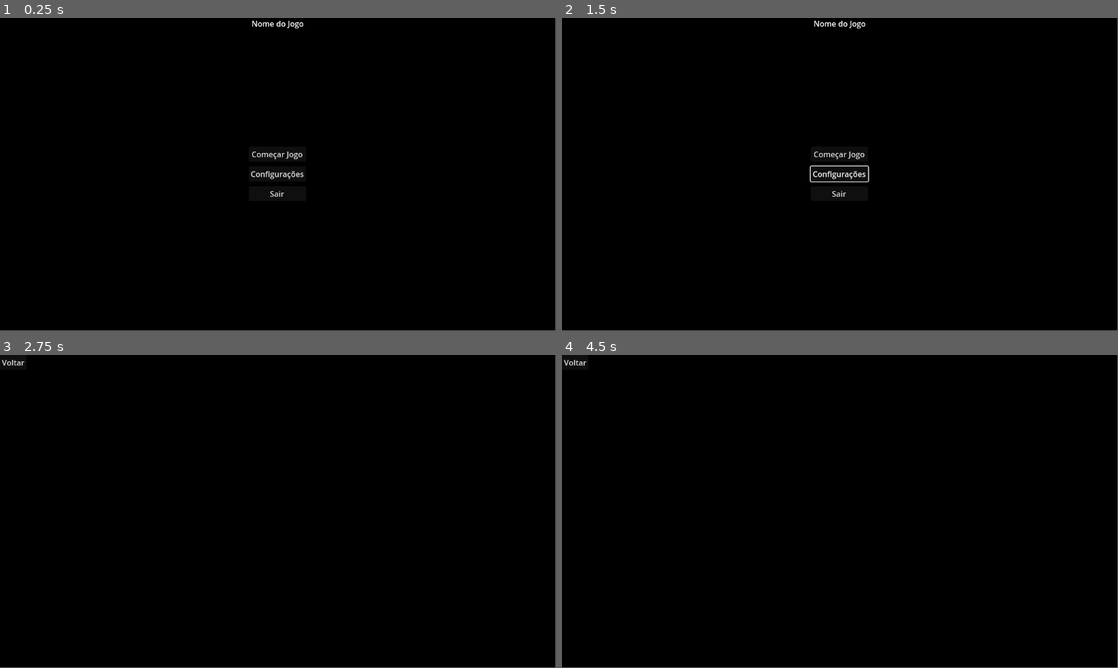
Above: before the commit, frames 1-4 (two rows, left to right).
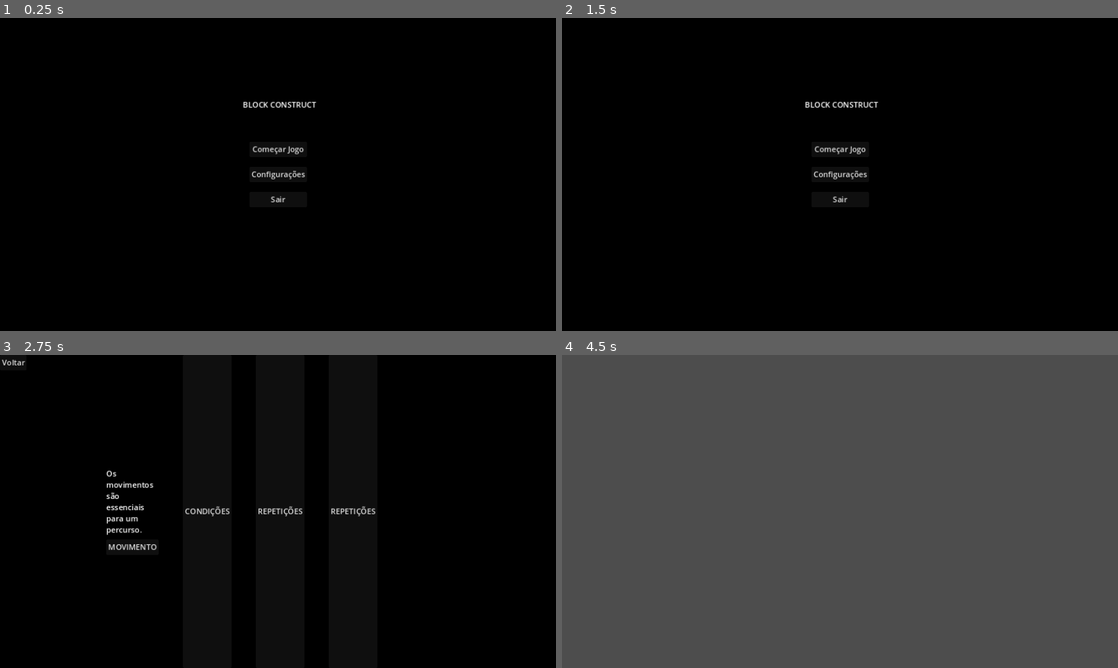
Above: after the commit, the same moments.

Repository: MusgoNato/TCC
Game: Godot game, scene res://Interfaces/Menu_inicial/menu.tscn
The game is run twice, just before and just after one commit, with the same random seed, the same clock (stepped at 60 frames per second) and the same inputs.
Inputs (mouse positions are in pixels of both pictures, inside the frame that each line leads up to):
- Up to frame 1 (0.25 s): no input
- Up to frame 2 (1.5 s): click "Configurações" at 0.5 s; click (573, 27) at 1.25 s, where only the run after the commit has a clickable "voltar"
- Up to frame 3 (2.75 s): click "Começar Jogo" at 2 s
- Up to frame 4 (4.5 s): click "Voltar" at 2.75 s; click "Começar Jogo" at 3.5 s; click (695, 545) at 4.25 s, where only the run after the commit has a clickable "MOVIMENTO"
The window is 799x449 before the commit and 800x450 after it. Grey fills any space a smaller window leaves; there, only what the larger window draws over its background counts as a difference.

The runs differ from the first frame. In frame 1, 0.7% of the frame differs, in the area x 43-57%, y 0-59%; in frame 2, 0.8%; in frame 3, 0.9%; in frame 4, 100%, in the area x 0-100%, y 0-100%.

Commit message:
Adicionando interfaces

Diff:
--- /dev/null
+++ b/tcc/Interfaces/Configurações/config.gd
@@ -0,0 +1,6 @@
+extends Control
+
+
+#Volta a interface inicial
+func _on_btn_voltar_config_pressed() -> void:
+	get_tree().change_scene_to_file("res://Interfaces/Menu_inicial/menu.tscn")
--- /dev/null
+++ b/tcc/Interfaces/Configurações/config.tscn
@@ -0,0 +1,67 @@
+[gd_scene load_steps=3 format=3 uid="uid://boxsmuuffeogh"]
+
+[ext_resource type="Script" path="res://Interfaces/Configurações/config.gd" id="1_gpmq2"]
+
+[sub_resource type="ViewportTexture" id="ViewportTexture_x3jjj"]
+
+[node name="Config" type="Control"]
+layout_mode = 3
+anchors_preset = 15
+anchor_right = 1.0
+anchor_bottom = 1.0
+grow_horizontal = 2
+grow_vertical = 2
+script = ExtResource("1_gpmq2")
+
+[node name="TextureRect" type="TextureRect" parent="."]
+self_modulate = Color(0, 0, 0, 1)
+layout_mode = 1
+anchors_preset = 15
+anchor_right = 1.0
+anchor_bottom = 1.0
+grow_horizontal = 2
+grow_vertical = 2
+texture = SubResource("ViewportTexture_x3jjj")
+expand_mode = 2
+
+[node name="MarginContainer" type="MarginContainer" parent="."]
+layout_mode = 1
+anchors_preset = 15
+anchor_right = 1.0
+anchor_bottom = 1.0
+grow_horizontal = 2
+grow_vertical = 2
+
+[node name="HBoxContainer" type="HBoxContainer" parent="MarginContainer"]
+layout_mode = 2
+size_flags_horizontal = 4
+size_flags_vertical = 4
+
+[node name="VBoxContainer" type="VBoxContainer" parent="MarginContainer/HBoxContainer"]
+layout_mode = 2
+size_flags_horizontal = 4
+size_flags_vertical = 0
+theme_override_constants/separation = 20
+
+[node name="SOM" type="Label" parent="MarginContainer/HBoxContainer/VBoxContainer"]
+layout_mode = 2
+text = "Volume"
+
+[node name="BRILHO" type="Label" parent="MarginContainer/HBoxContainer/VBoxContainer"]
+layout_mode = 2
+text = "Brilho da tela"
+
+[node name="ON_OF_DICAS" type="Label" parent="MarginContainer/HBoxContainer/VBoxContainer"]
+layout_mode = 2
+text = "Desativar dicas"
+
+[node name="HBoxContainer" type="HBoxContainer" parent="."]
+layout_mode = 0
+offset_right = 40.0
+offset_bottom = 40.0
+
+[node name="btn_voltar_config" type="Button" parent="HBoxContainer"]
+layout_mode = 2
+text = "voltar"
+
+[connection signal="pressed" from="HBoxContainer/btn_voltar_config" to="." method="_on_btn_voltar_config_pressed"]
--- /dev/null
+++ b/tcc/Interfaces/Fases/movimento/fase_1_movimento.tscn
@@ -0,0 +1,3 @@
+[gd_scene format=3 uid="uid://ci5dje82j6hi2"]
+
+[node name="Fase1Movimento" type="Node2D"]
--- a/tcc/Interfaces/Menu_fases/View_fases.tscn
+++ b/tcc/Interfaces/Menu_fases/View_fases.tscn
@@ -13,7 +13,7 @@
 grow_vertical = 2
 script = ExtResource("1_f16q7")
 
-[node name="TextureRect" type="TextureRect" parent="."]
+[node name="background_view_fases" type="TextureRect" parent="."]
 self_modulate = Color(0, 0, 0, 1)
 layout_mode = 1
 anchors_preset = 15
@@ -24,7 +24,7 @@
 texture = SubResource("ViewportTexture_tn05k")
 expand_mode = 2
 
-[node name="BoxContainer" type="MarginContainer" parent="TextureRect"]
+[node name="Container_maior" type="MarginContainer" parent="background_view_fases"]
 layout_mode = 1
 anchors_preset = 15
 anchor_right = 1.0
@@ -32,17 +32,64 @@
 grow_horizontal = 2
 grow_vertical = 2
 
-[node name="HBoxContainer" type="HBoxContainer" parent="TextureRect/BoxContainer"]
+[node name="Container_vertical" type="HBoxContainer" parent="background_view_fases/Container_maior"]
 layout_mode = 2
 size_flags_horizontal = 0
 
-[node name="VBoxContainer" type="VBoxContainer" parent="TextureRect/BoxContainer/HBoxContainer"]
+[node name="Container_horizontal" type="VBoxContainer" parent="background_view_fases/Container_maior/Container_vertical"]
 layout_mode = 2
 size_flags_horizontal = 0
 size_flags_vertical = 0
 
-[node name="Label" type="Button" parent="TextureRect/BoxContainer/HBoxContainer/VBoxContainer"]
+[node name="btn_voltar_view_fases" type="Button" parent="background_view_fases/Container_maior/Container_vertical/Container_horizontal"]
 layout_mode = 2
 text = "Voltar"
 
-[connection signal="pressed" from="TextureRect/BoxContainer/HBoxContainer/VBoxContainer/Label" to="." method="_on_label_pressed"]
+[node name="Container_fases" type="GridContainer" parent="."]
+layout_mode = 1
+anchors_preset = 13
+anchor_left = 0.5
+anchor_right = 0.5
+anchor_bottom = 1.0
+offset_left = -356.0
+offset_right = 356.0
+grow_horizontal = 2
+grow_vertical = 2
+theme_override_constants/h_separation = 50
+columns = 4
+
+[node name="HBoxContainer" type="HBoxContainer" parent="Container_fases"]
+layout_mode = 2
+size_flags_horizontal = 0
+size_flags_vertical = 3
+
+[node name="VBoxContainer" type="VBoxContainer" parent="Container_fases/HBoxContainer"]
+layout_mode = 2
+size_flags_horizontal = 4
+size_flags_vertical = 4
+
+[node name="RichTextLabel" type="RichTextLabel" parent="Container_fases/HBoxContainer/VBoxContainer"]
+layout_mode = 2
+size_flags_vertical = 3
+text = "Os movimentos são essenciais para um percurso."
+fit_content = true
+scroll_active = false
+
+[node name="btn_movimento" type="Button" parent="Container_fases/HBoxContainer/VBoxContainer"]
+layout_mode = 2
+text = "MOVIMENTO"
+
+[node name="btn_condições" type="Button" parent="Container_fases"]
+layout_mode = 2
+text = "CONDIÇÕES"
+
+[node name="btn_repetições" type="Button" parent="Container_fases"]
+layout_mode = 2
+text = "REPETIÇÕES"
+
+[node name="btn_funções" type="Button" parent="Container_fases"]
+layout_mode = 2
+text = "REPETIÇÕES"
+
+[connection signal="pressed" from="background_view_fases/Container_maior/Container_vertical/Container_horizontal/btn_voltar_view_fases" to="." method="_on_label_pressed"]
+[connection signal="pressed" from="Container_fases/HBoxContainer/VBoxContainer/btn_movimento" to="." method="_on_btn_movimento_pressed"]
--- a/tcc/Interfaces/Menu_fases/scripts_menu_fases/view_fases.gd
+++ b/tcc/Interfaces/Menu_fases/scripts_menu_fases/view_fases.gd
@@ -3,3 +3,7 @@
 # Volta ao menu inicial
 func _on_label_pressed() -> void:
 	get_tree().change_scene_to_file("res://Interfaces/Menu_inicial/menu.tscn")
+
+
+func _on_btn_movimento_pressed() -> void:
+	get_tree().change_scene_to_file("res://Interfaces/Fases/movimento/fase_1_movimento.tscn")
--- a/tcc/Interfaces/Menu_inicial/menu.tscn
+++ b/tcc/Interfaces/Menu_inicial/menu.tscn
@@ -15,17 +15,26 @@
 
 [node name="background_interface" type="TextureRect" parent="."]
 modulate = Color(0, 0, 0, 1)
-layout_mode = 2
-offset_right = 1152.0
-offset_bottom = 648.0
+layout_mode = 1
+anchors_preset = 15
+anchor_right = 1.0
+anchor_bottom = 1.0
+grow_horizontal = 2
+grow_vertical = 2
 texture = SubResource("ViewportTexture_d1bn2")
 expand_mode = 2
 
 [node name="MarginContainer" type="MarginContainer" parent="."]
 layout_mode = 1
-anchors_preset = 15
-anchor_right = 1.0
-anchor_bottom = 1.0
+anchors_preset = 8
+anchor_left = 0.5
+anchor_top = 0.5
+anchor_right = 0.5
+anchor_bottom = 0.5
+offset_left = -59.5
+offset_top = -76.5
+offset_right = 59.5
+offset_bottom = 76.5
 grow_horizontal = 2
 grow_vertical = 2
 theme_override_constants/margin_top = 20
@@ -39,7 +48,7 @@
 layout_mode = 2
 size_flags_horizontal = 6
 size_flags_vertical = 4
-theme_override_constants/separation = 10
+theme_override_constants/separation = 20
 
 [node name="play" type="Button" parent="MarginContainer/VBoxContainer/VBoxContainer"]
 layout_mode = 2
@@ -58,9 +67,10 @@
 anchors_preset = 5
 anchor_left = 0.5
 anchor_right = 0.5
-offset_left = -54.5
-offset_right = 54.5
-offset_bottom = 23.0
+offset_left = -52.0
+offset_top = 168.0
+offset_right = 57.0
+offset_bottom = 191.0
 grow_horizontal = 2
 size_flags_horizontal = 4
 
@@ -71,7 +81,7 @@
 [node name="nome_jogo" type="Label" parent="HBoxContainer/VBoxContainer"]
 layout_mode = 2
 size_flags_horizontal = 4
-text = "Nome do Jogo"
+text = "BLOCK CONSTRUCT"
 
 [connection signal="pressed" from="MarginContainer/VBoxContainer/VBoxContainer/play" to="." method="_on_play_pressed"]
 [connection signal="pressed" from="MarginContainer/VBoxContainer/VBoxContainer/config" to="." method="_on_config_pressed"]
--- a/tcc/Interfaces/Menu_inicial/scripts_interface_inicial/menu_inicial.gd
+++ b/tcc/Interfaces/Menu_inicial/scripts_interface_inicial/menu_inicial.gd
@@ -5,7 +5,7 @@
 	get_tree().change_scene_to_file("res://Interfaces/Menu_fases/View_fases.tscn")
 
 func _on_config_pressed() -> void:
-	pass # Replace with function body.
+	get_tree().change_scene_to_file("res://Interfaces/Configurações/config.tscn")
 
 
 func _on_quit_pressed() -> void:
--- a/tcc/project.godot
+++ b/tcc/project.godot
@@ -14,3 +14,8 @@
 run/main_scene="res://Interfaces/Menu_inicial/menu.tscn"
 config/features=PackedStringArray("4.3", "Forward Plus")
 config/icon="res://icon.svg"
+
+[display]
+
+window/stretch/mode="canvas_items"
+window/stretch/aspect="expand"
